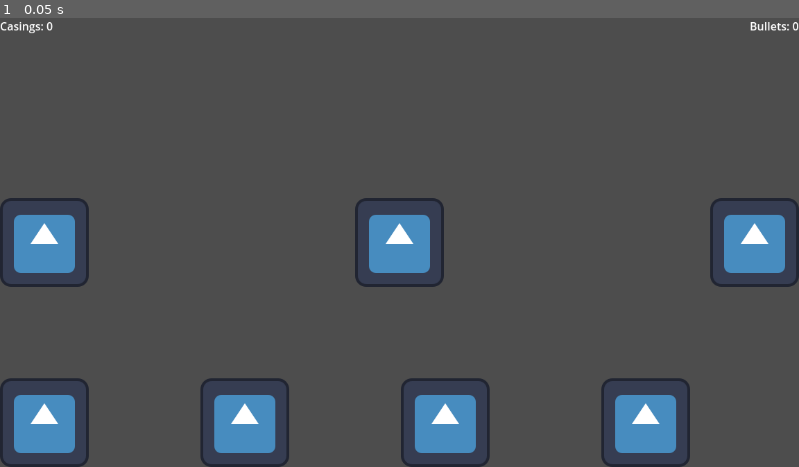
Above: before the commit, frame 1.
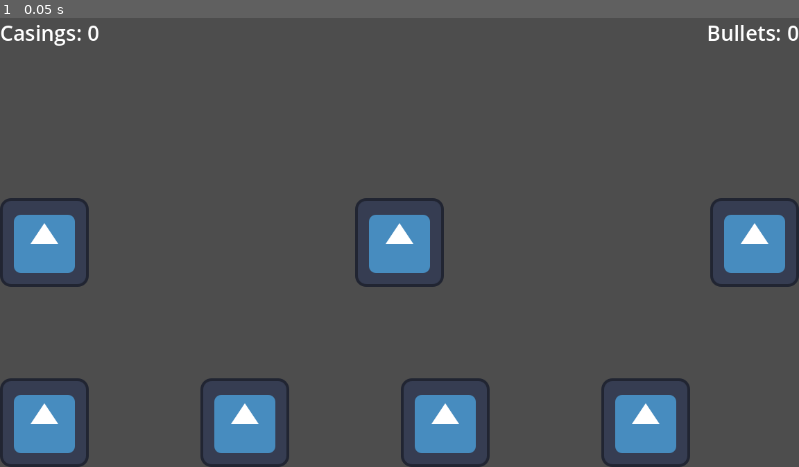
Above: after the commit, the same moment.

Repository: MaGamster72/GodotProjects
Game: Godot game, scene res://Gun_Folders/Pistol/Pistol.tscn
The game is run twice, just before and just after one commit, with the same random seed, the same clock (stepped at 60 frames per second) and the same inputs. The project has no main scene, so this scene is started directly. The engine's default icon, where the game draws it, is replaced by a stand-in: a white triangle on a blue panel in a dark square.
Inputs:
- Up to frame 1 (0.05 s): no input

The runs differ from the first frame. In frame 1, 0.5% of the frame differs, in the area x 0-100%, y 0-7%.

Commit message:
Update Pistol.tscn

Diff:
--- a/bob's-gun-clicker/Gun_Folders/Pistol/Pistol.tscn
+++ b/bob's-gun-clicker/Gun_Folders/Pistol/Pistol.tscn
@@ -1,6 +1,12 @@
-[gd_scene load_steps=2 format=3 uid="uid://dcr304nq4u8d8"]
+[gd_scene load_steps=4 format=3 uid="uid://dcr304nq4u8d8"]
 
 [ext_resource type="Texture2D" uid="uid://kkaajcyikcuj" path="res://icon.svg" id="1_1e1q2"]
+
+[sub_resource type="LabelSettings" id="LabelSettings_cej0f"]
+font_size = 30
+
+[sub_resource type="LabelSettings" id="LabelSettings_oth14"]
+font_size = 30
 
 [node name="Pistol" type="Control"]
 layout_mode = 3
@@ -37,11 +43,13 @@
 [node name="CasingsLabel" type="Label" parent="HBoxContainer"]
 layout_mode = 2
 text = "Casings: 0"
+label_settings = SubResource("LabelSettings_cej0f")
 
 [node name="BulletsLabel" type="Label" parent="HBoxContainer"]
 layout_mode = 2
 size_flags_horizontal = 10
 text = "Bullets: 0"
+label_settings = SubResource("LabelSettings_oth14")
 horizontal_alignment = 2
 
 [node name="HBoxContainer2" type="HBoxContainer" parent="."]
